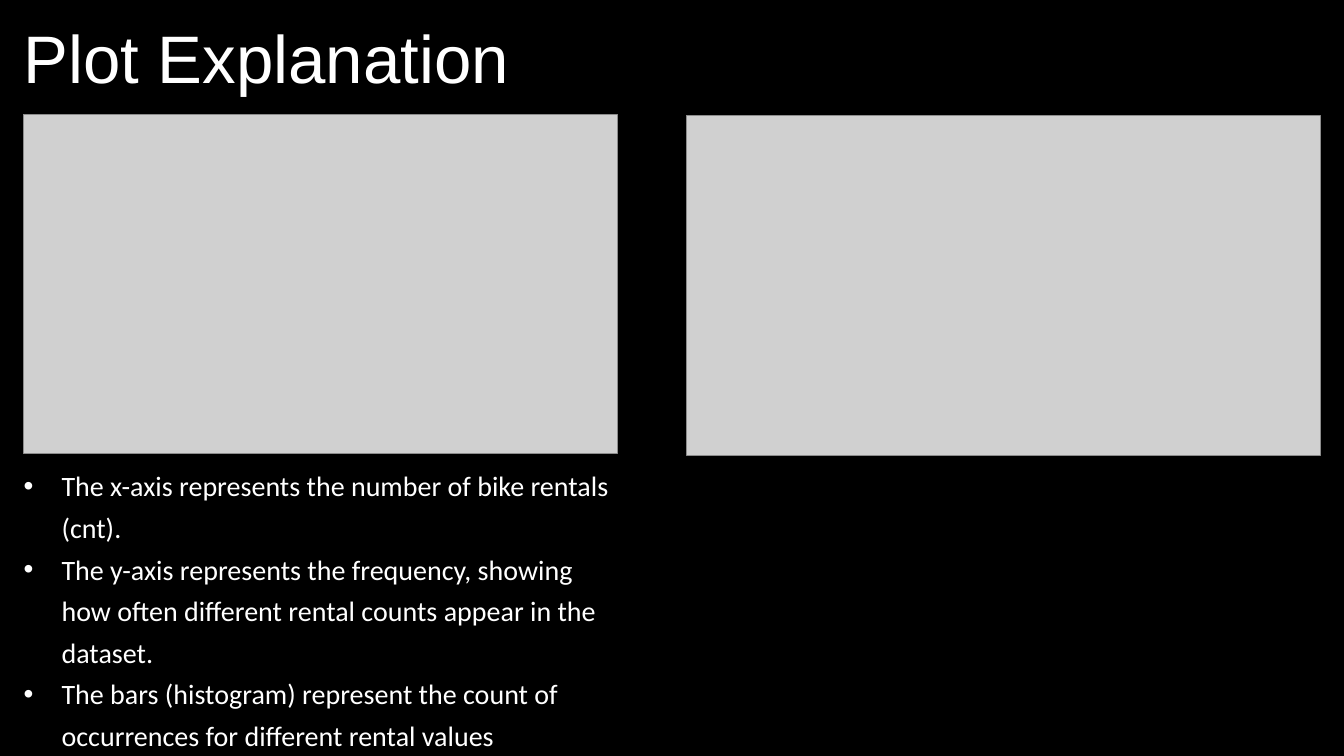
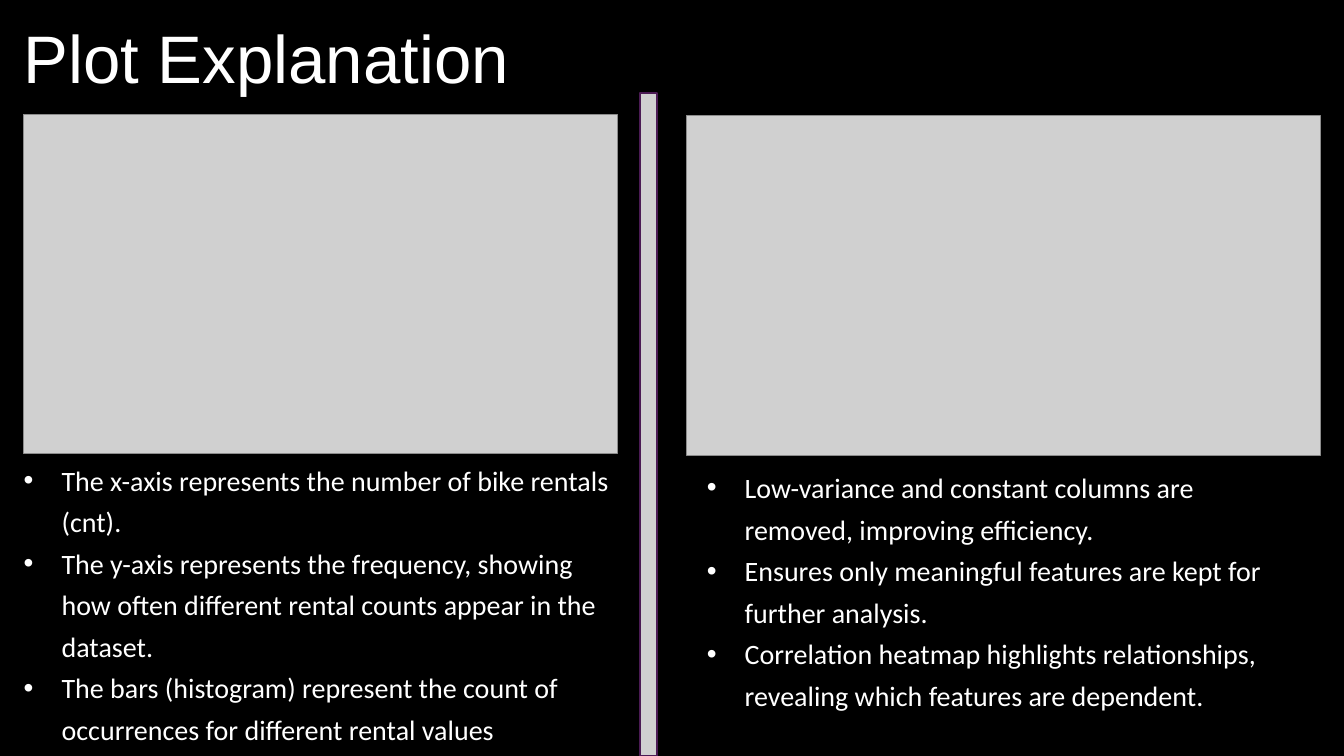
Before and after one commit to tayade-aniket/data-acquisition-and-data-wrangling-NHIS, a slide deck: slide 13 of Data Acquisition and Data Wrangling.pptx. Drawn at 1344x756 pixels with LibreOffice and Linux fonts; fonts in the diff are those of the drawing; grey boxes stand for pictures; background and template pictures are left out. Boxes give left, top, right and bottom in pixels: in the first picture for what was removed or moved away, otherwise in the second. Text is boxed around its words. In the diff, an @@ line names an element or a change of style, - is before the commit and + after.

```diff
--- a/Data Acquisition and Data Wrangling.pptx
+++ b/Data Acquisition and Data Wrangling.pptx
@@ picture added at (640,94,657,756) @@
@@ text "The x-axis represents the number ...": place and size @@
-text "The x-axis represents the number ..." at (62,476,609,747)
+text "The x-axis represents the number ..." at (62,471,609,741)
@@ text added at (745,478,1261,711), 20 pt, text #FFFFFF @@
+• Low-variance and constant columns are removed, improving efficiency.
+• Ensures only meaningful features are kept for further analysis.
+• Correlation heatmap highlights relationships, revealing which features are dependent.
```
Also in this commit, not shown: 4 other slides changed, 1 slide added, 9 other files.
